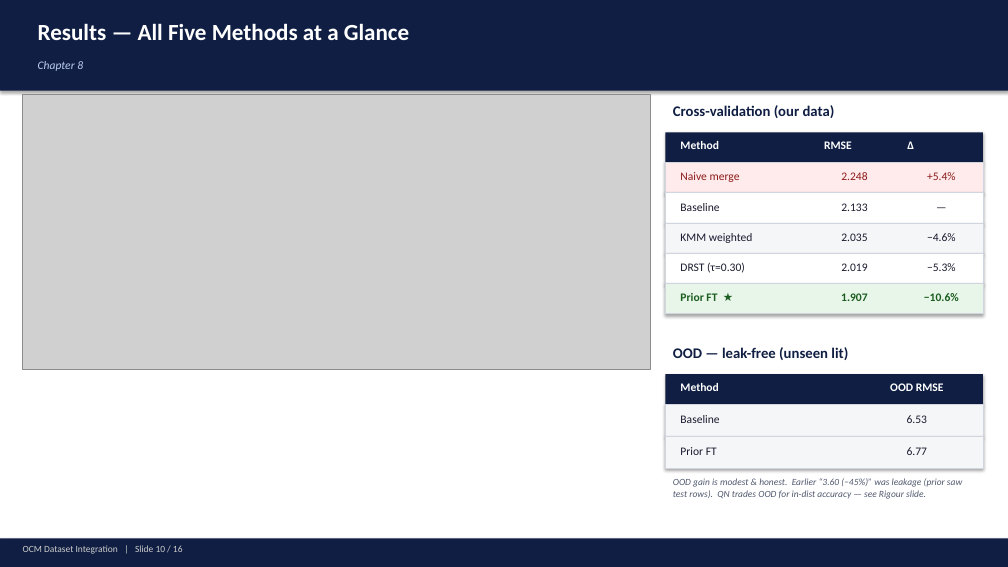
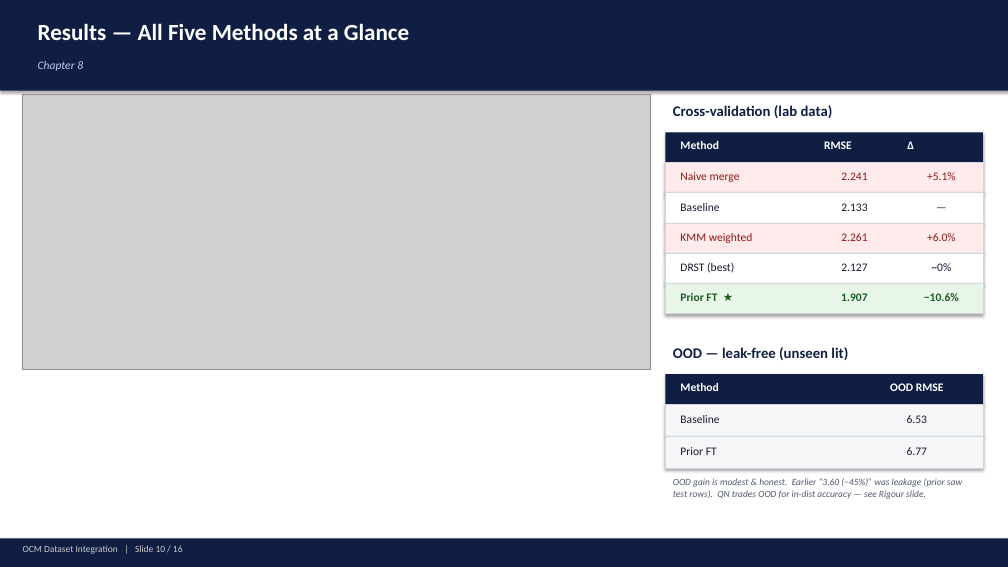
Before and after one commit to ParthN9i4/OCM-Dataset-JAIST, a slide deck: slide 10 of ocm_presentation.pptx. Drawn at 1008x567 pixels with LibreOffice and Linux fonts; fonts in the diff are those of the drawing; grey boxes stand for pictures. Boxes give left, top, right and bottom in pixels: in the first picture for what was removed or moved away, otherwise in the second. Text is boxed around its words. In the diff, an @@ line names an element or a change of style, - is before the commit and + after.

```diff
--- a/ocm_presentation.pptx
+++ b/ocm_presentation.pptx
@@ text at bbox=[673, 105, 833, 118]: text changed @@
-Cross-validation (our data)
+Cross-validation (lab data)
@@ text at bbox=[841, 172, 867, 180]: text changed @@
-2.248
+2.241
@@ text at bbox=[927, 172, 956, 180]: text changed @@
-+5.4%
++5.1%
@@ rectangle at bbox=[665, 223, 983, 253]: fill #F5F6F8 to #FFEBEB @@
@@ text "KMM weighted" at bbox=[680, 233, 753, 243]: text colour #1A1A2E to #8B1A1A @@
@@ text at bbox=[841, 233, 867, 241]: text changed; text colour #1A1A2E to #8B1A1A @@
-2.035
+2.261
@@ text at bbox=[927, 233, 956, 241]: text changed; text colour #1A1A2E to #8B1A1A @@
-−4.6%
++6.0%
@@ text at bbox=[680, 262, 734, 273]: text changed @@
-DRST (τ=0.30)
+DRST (best)
@@ text at bbox=[841, 263, 867, 271]: text changed @@
-2.019
+2.127
@@ text at bbox=[931, 263, 951, 271]: text changed @@
-−5.3%
+~0%
```
Also in this commit, not shown: 5 other slides changed, 13 other files.
